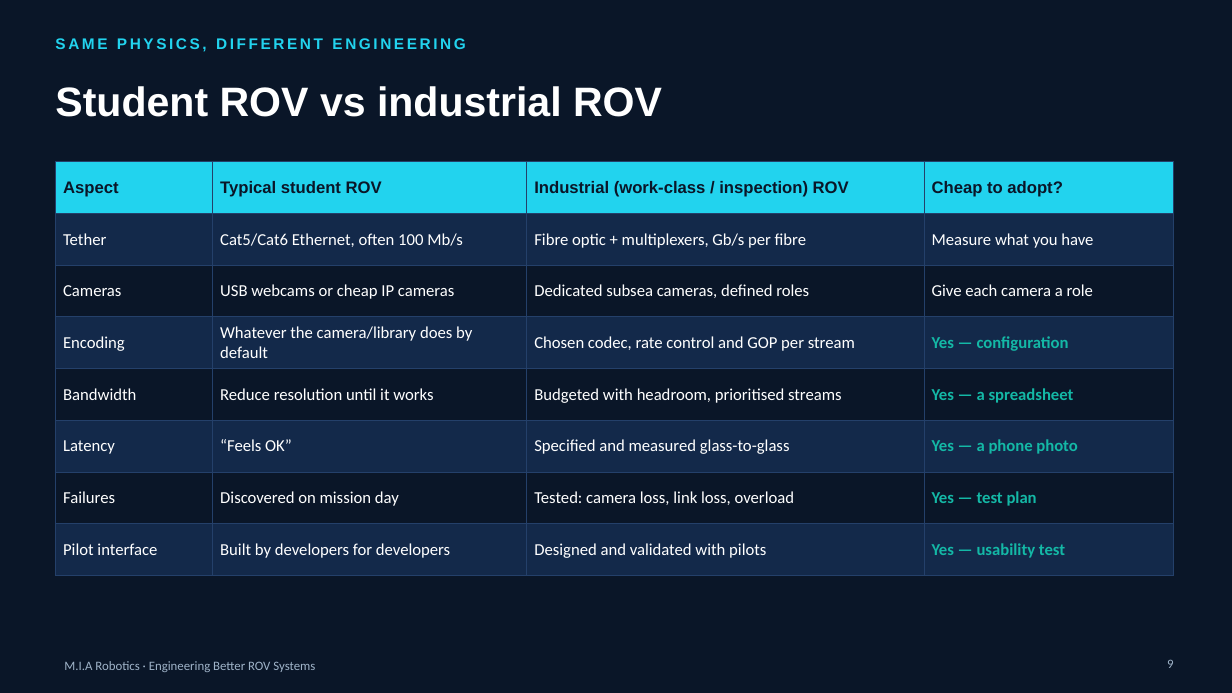
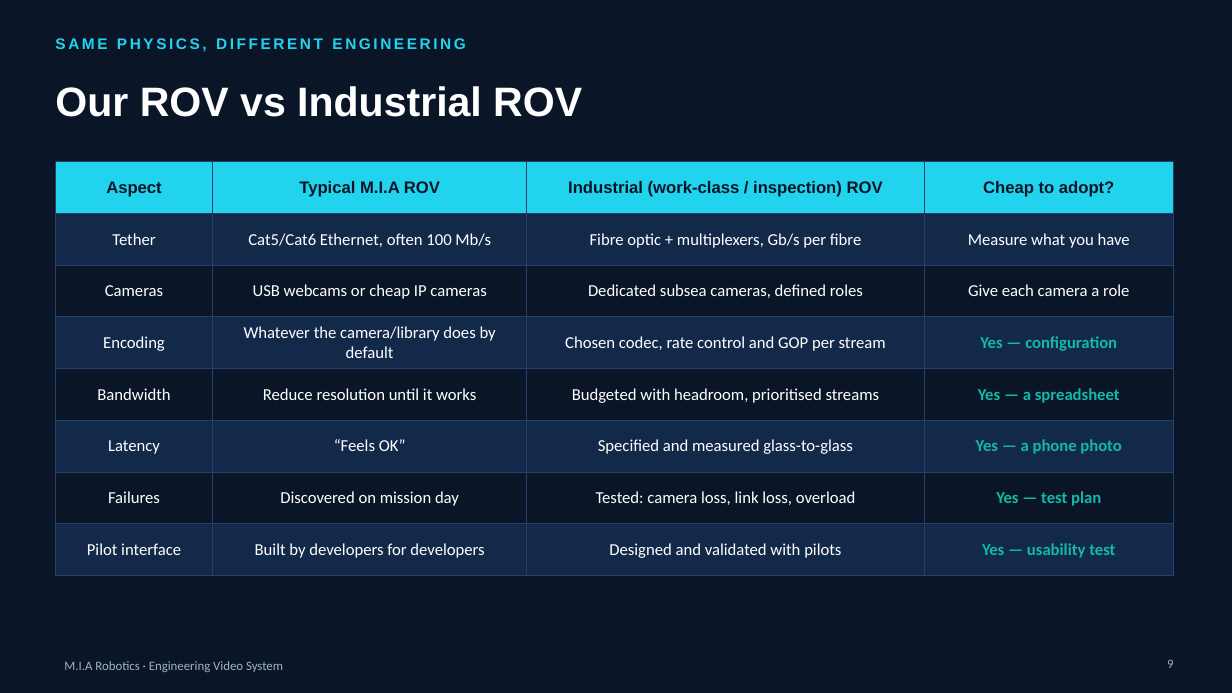
Before and after one commit to YoussefAbbas2001/video-streaming, a slide deck: slide 9 of presentation/MIA_Robotics_Workshop.pptx. Drawn at 1232x693 pixels with LibreOffice and Linux fonts; fonts in the diff are those of the drawing; background and template pictures are left out. Boxes give left, top, right and bottom in pixels: in the first picture for what was removed or moved away, otherwise in the second. Text is boxed around its words. In the diff, an @@ line names an element or a change of style, - is before the commit and + after.

```diff
--- a/presentation/MIA_Robotics_Workshop.pptx
+++ b/presentation/MIA_Robotics_Workshop.pptx
@@ title at box(55, 86, 582, 117): text changed @@
-Student ROV vs industrial ROV
+Our ROV vs Industrial ROV
@@ table at box(55, 162, 1174, 576) @@
-row 1, column 2: Typical student ROV
+row 1, column 2: Typical M.I.A ROV
@@ alignment left to centre @@
@@ text at box(64, 661, 283, 672): text changed @@
-M.I.A Robotics · Engineering Better ROV Systems
+M.I.A Robotics · Engineering Video System
```
Also in this commit, not shown: 72 other slides changed, 1 slide removed.
